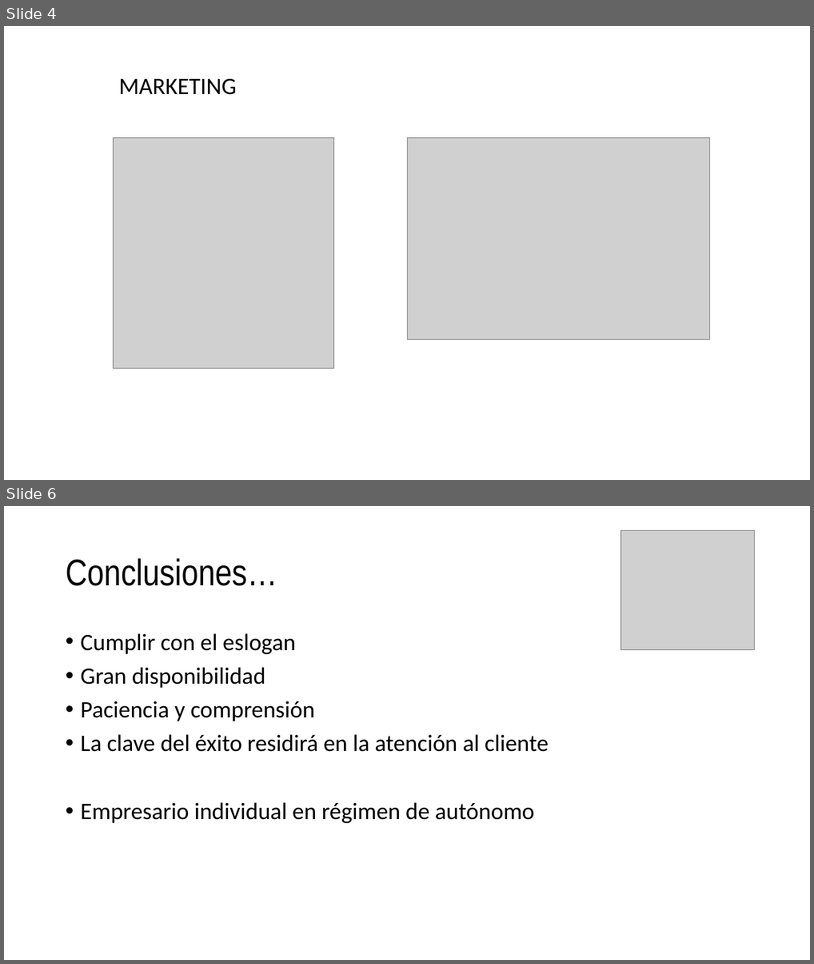
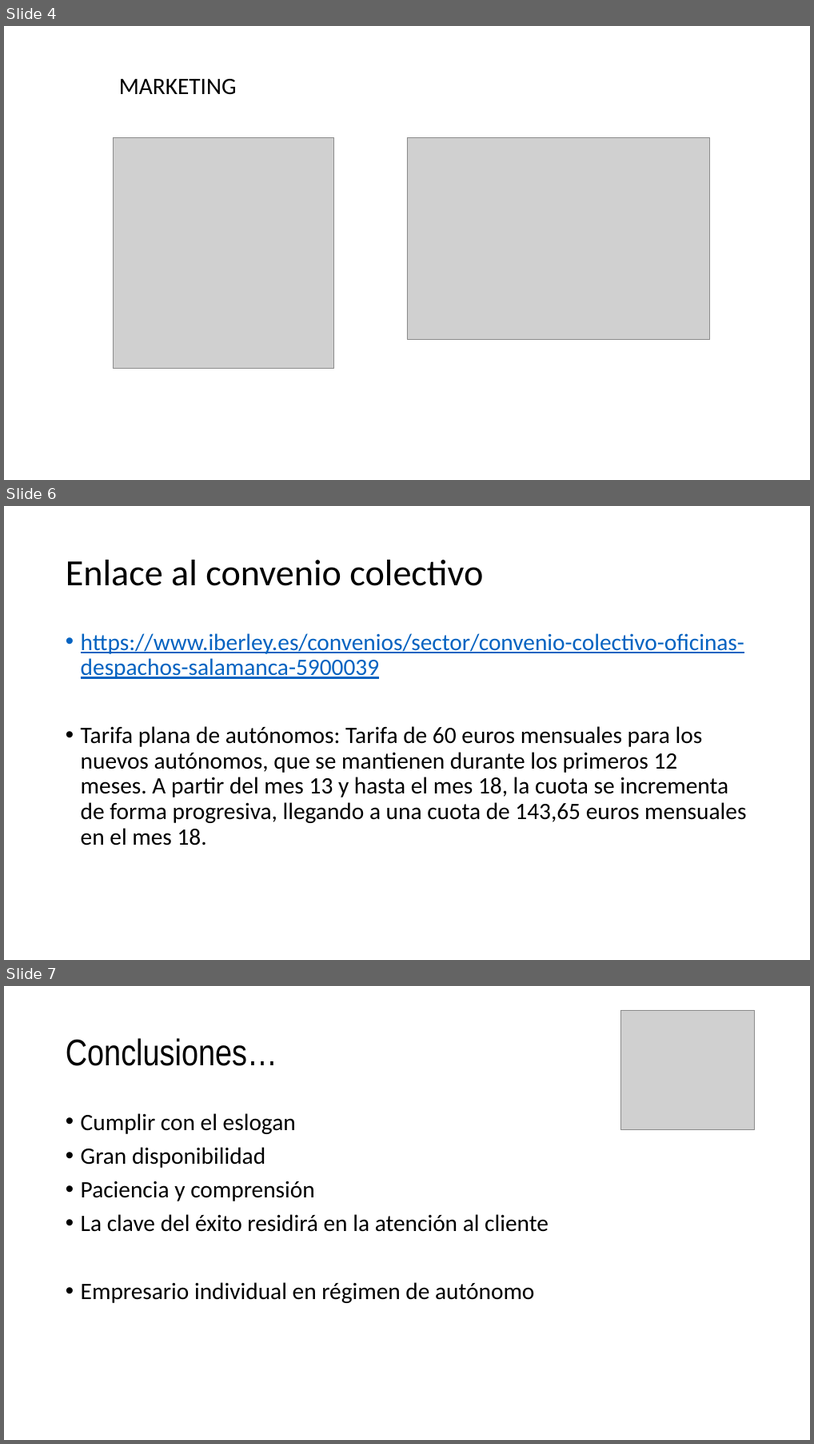
Before and after one commit to SrPampa/RepositorioPrueba, a slide deck: presentacion.pptx. Shown one above the other, each under a label of ours: slides 4 and 6 before the commit, slides 4, 6 and 7 after it; the slides between them are not shown. The pictures are 814x964 and 814x1444 pixels, drawn with LibreOffice and Linux fonts; fonts in the diff are those of the drawing; grey boxes stand for pictures. Boxes give left, top, right and bottom in pixels: in the first picture for what was removed or moved away, otherwise in the second. Text is boxed around its words. In the diff, an @@ line names an element or a change of style, - is before the commit and + after.

```diff
--- a/presentacion.pptx
+++ b/presentacion.pptx
@@ slide 6 added at (4,506,810,960), background #FFFFFF @@
@@ title added at (66,560,483,586), 44 pt, text #000000 @@
+Enlace al convenio colectivo
@@ text added at (81,633,746,845), 28 pt, text #000000 @@
+• https://www.iberley.es/convenios/sector/convenio-colectivo-oficinas-despachos-salamanca-5900039
+• Tarifa plana de autónomos: Tarifa de 60 euros mensuales para los nuevos autónomos, que se mantienen durante los primeros 12 meses. A partir del mes 13 y hasta el mes 18, la cuota se incrementa de forma progresiva, llegando a una cuota de 143,65 euros mensuales en el mes 18.
@@ what was slide 6 is now slide 7 @@
```
Also in this commit, not shown: 1 slide changed, 2 other files.
